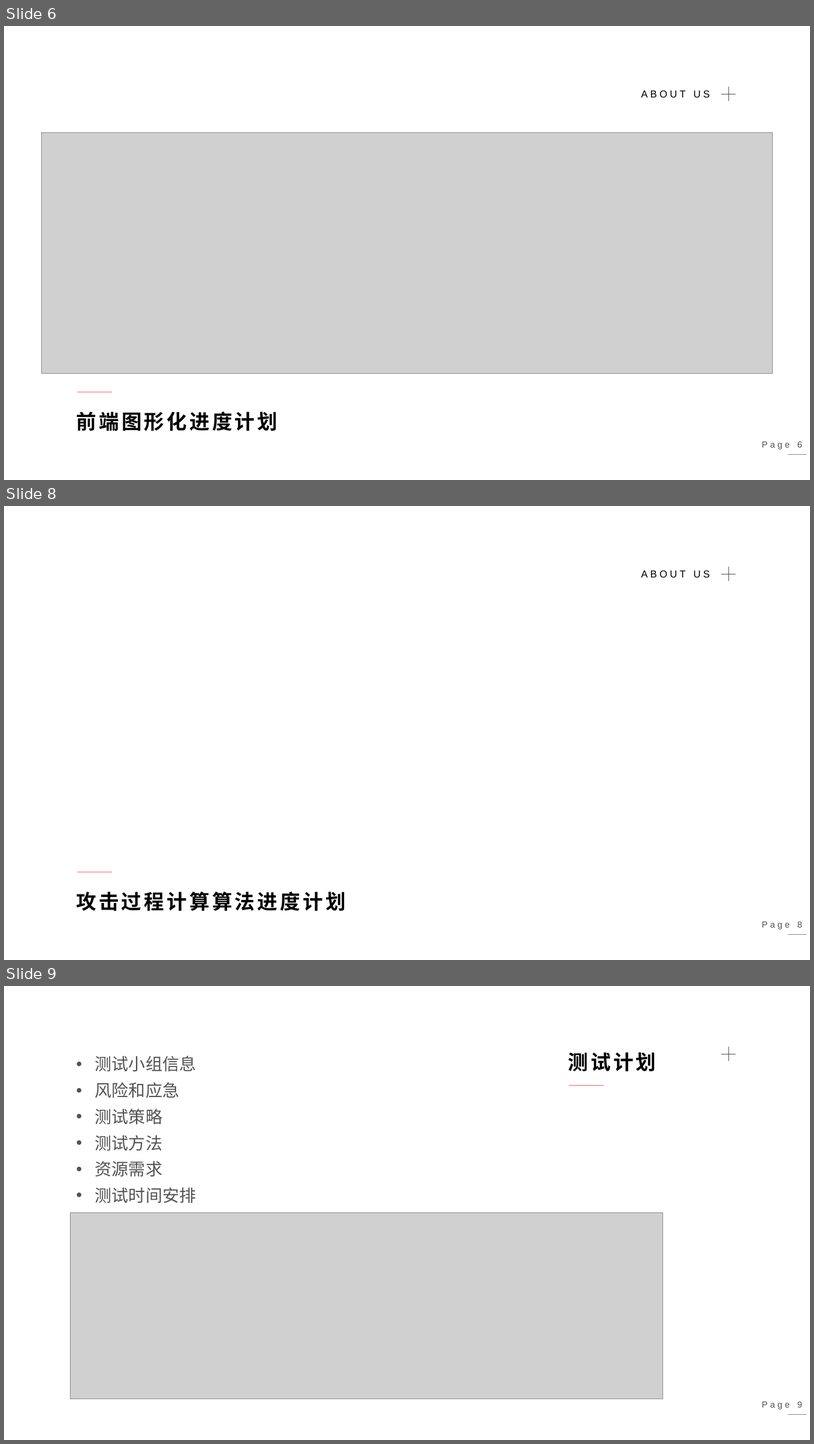
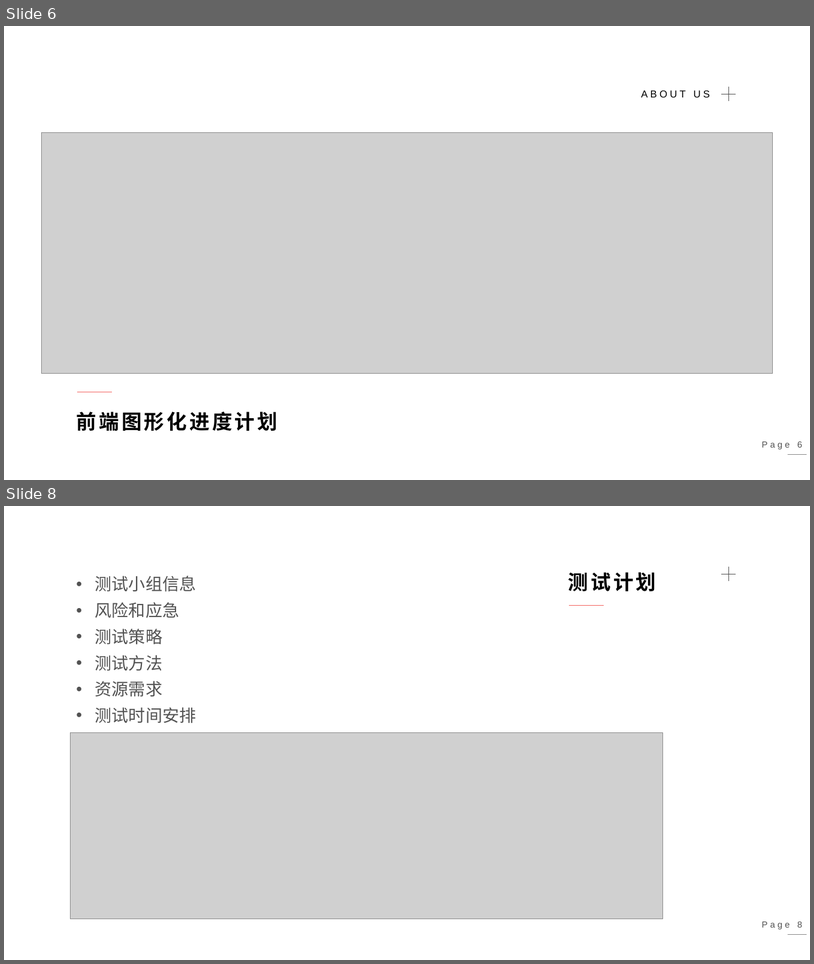
Before and after one commit to Cheeennnnnnnn/Unnamed, a slide deck: 第一次提交物-未命名小组/第1次汇报-未命名小组.pptx. Shown one above the other, each under a label of ours: slides 6, 8 and 9 before the commit, slides 6 and 8 after it; the slides between them are not shown. The pictures are 814x1444 and 814x964 pixels, drawn with LibreOffice and Linux fonts; fonts in the diff are those of the drawing; grey boxes stand for pictures. Boxes give left, top, right and bottom in pixels: in the first picture for what was removed or moved away, otherwise in the second. Text is boxed around its words. In the diff, an @@ line names an element or a change of style, - is before the commit and + after.

```diff
--- a/第一次提交物-未命名小组/第1次汇报-未命名小组.pptx
+++ b/第一次提交物-未命名小组/第1次汇报-未命名小组.pptx
@@ slide 8 removed at bbox=[4, 506, 810, 960], background #FFFFFF @@
@@ text removed at bbox=[641, 570, 710, 577] @@
-ABOUT US
@@ line removed from (722, 574) to (737, 574) @@
@@ line removed from (729, 567) to (729, 581) @@
@@ line removed from (77, 872) to (111, 872) @@
@@ text removed at bbox=[76, 891, 345, 910] @@
-攻击过程计算算法进度计划
@@ page number removed at bbox=[762, 921, 803, 929] @@
-Page 8
@@ line removed from (788, 934) to (807, 934) @@
@@ what was slide 9 is now slide 8 @@
```
Also in this commit, not shown: 3 slides changed, 5 other files.
